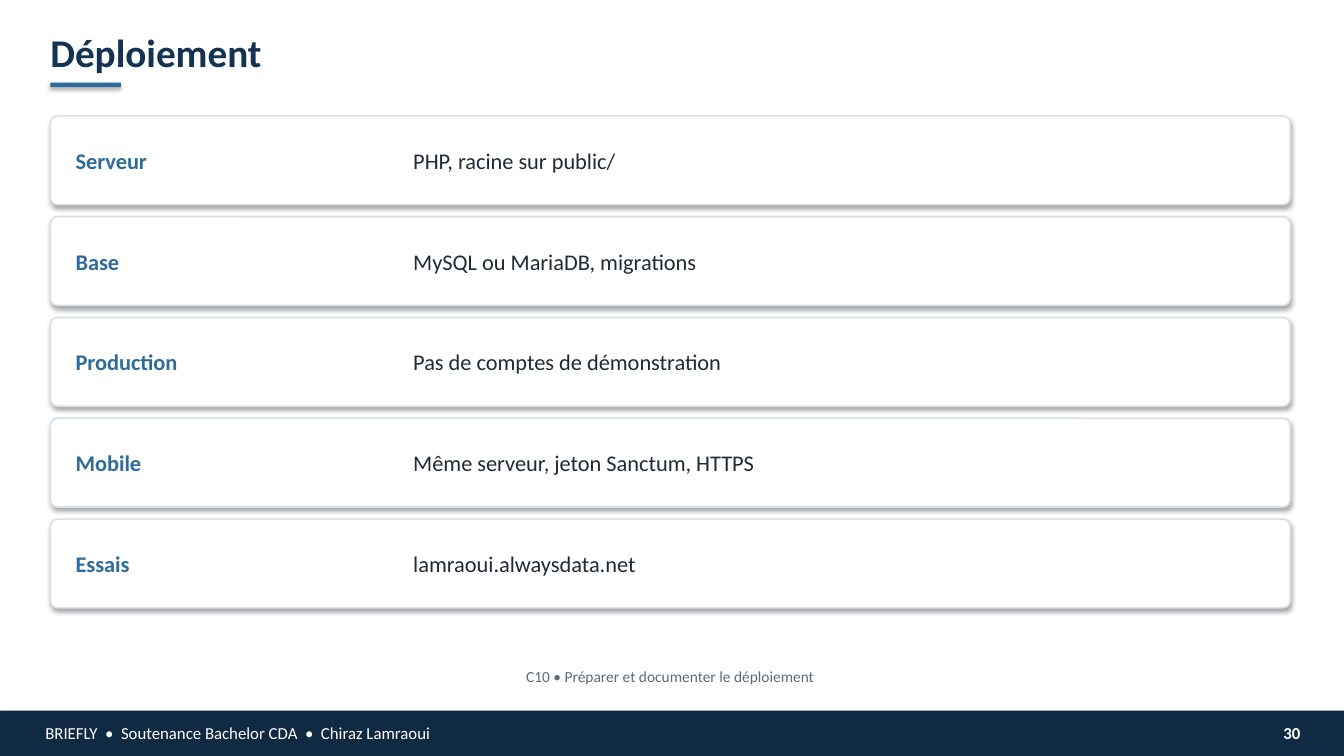
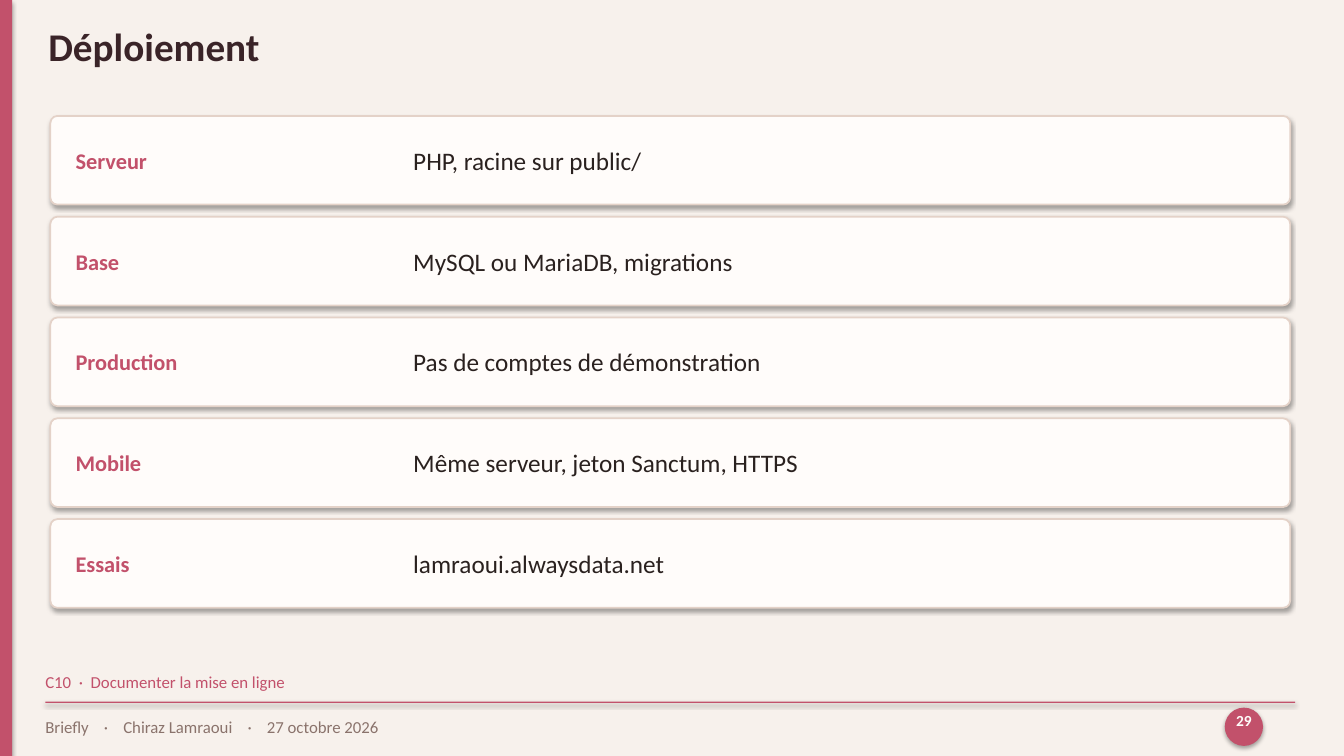
Before and after one commit to chirazlamraoui/Briefly, a slide deck: slide 29 of docs/soutenance/Briefly-soutenance.pptx (slide 30 before the commit). Drawn at 1344x756 pixels with LibreOffice and Linux fonts; fonts in the diff are those of the drawing. Boxes give left, top, right and bottom in pixels: in the first picture for what was removed or moved away, otherwise in the second. Text is boxed around its words. In the diff, an @@ line names an element or a change of style, - is before the commit and + after.

```diff
--- a/docs/soutenance/Briefly-soutenance.pptx
+++ b/docs/soutenance/Briefly-soutenance.pptx
@@ rectangle at (0, 0, 1344, 756): fill #FFFFFF to #F7F1EC @@
@@ rectangle added at (0, 0, 12, 756), fill #C2516B @@
@@ text "Déploiement" at (48, 33, 259, 67): text colour #143252 to #3A2428; less space between paragraphs @@
@@ rectangle removed at (50, 83, 121, 87) @@
@@ fill #FFFFFF to #FFFCFA; outline #D5E0EA 1.15 pt to #E4D2C8 1.25 pt in 5 elements at (50, 116, 1291, 205), (50, 217, 1291, 306), (50, 318, 1291, 406), (50, 418, 1291, 507), (50, 519, 1291, 608) @@
@@ text colour #2E6B9A to #C2516B; less space between paragraphs in 5 elements at (76, 154, 147, 169), (76, 255, 120, 270), (76, 354, 178, 370), (76, 455, 142, 471), (76, 556, 130, 572) @@
@@ size 16 to 18 pt, text colour #1E2A36 to #2A211F; less space between paragraphs in 5 elements at (413, 152, 641, 174), (413, 253, 732, 276), (413, 353, 760, 375), (413, 454, 797, 477), (413, 555, 664, 577) @@
@@ text at (45, 676, 285, 691): text changed; size 11 to 12 pt; text colour #5C6B7A to #C2516B @@
-C10 • Préparer et documenter le déploiement
+C10 · Documenter la mise en ligne
@@ text "C10 · Documenter la mise ..." at (45, 676, 285, 691): vertical alignment top to middle @@
@@ rectangle: place and size @@
-rectangle at (0, 711, 1344, 756)
+rectangle at (45, 702, 1296, 703)
@@ rectangle at (45, 702, 1296, 703): fill #102A43 to #C2516B @@
@@ ellipse added at (1225, 708, 1263, 746), fill #C2516B @@
@@ text added at (1236, 716, 1252, 726), 11 pt, text #FFFCFA, bold @@
+29
@@ text at (45, 721, 378, 736): text changed; text colour #FFFFFF to #8A736C @@
-BRIEFLY • Soutenance Bachelor CDA • Chiraz Lamraoui
+Briefly · Chiraz Lamraoui · 27 octobre 2026
@@ text removed at (1283, 728, 1300, 739) @@
-30
```
Also in this commit, not shown: 20 other slides changed, 10 slides added, 11 slides removed, 1 other file.
